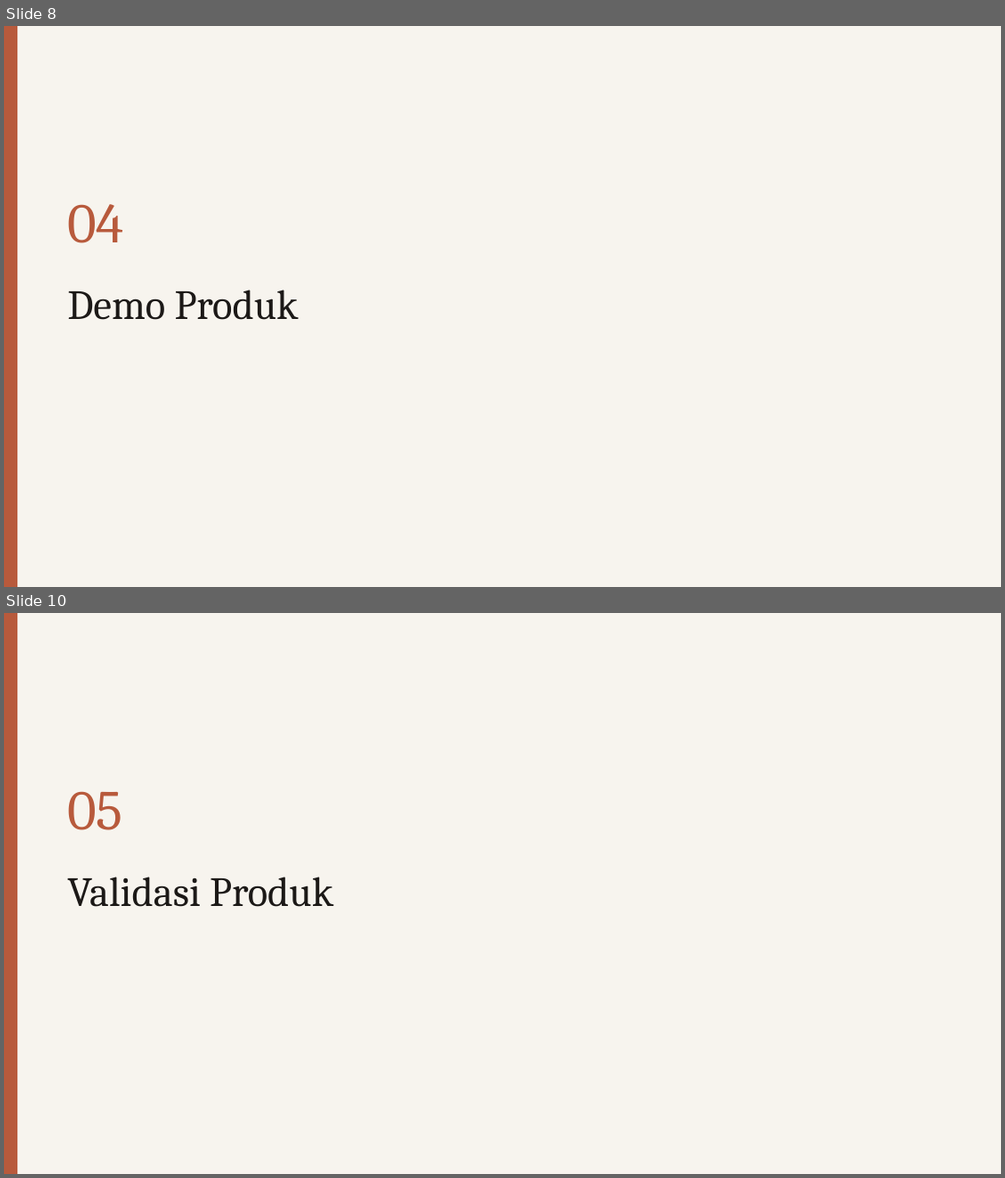
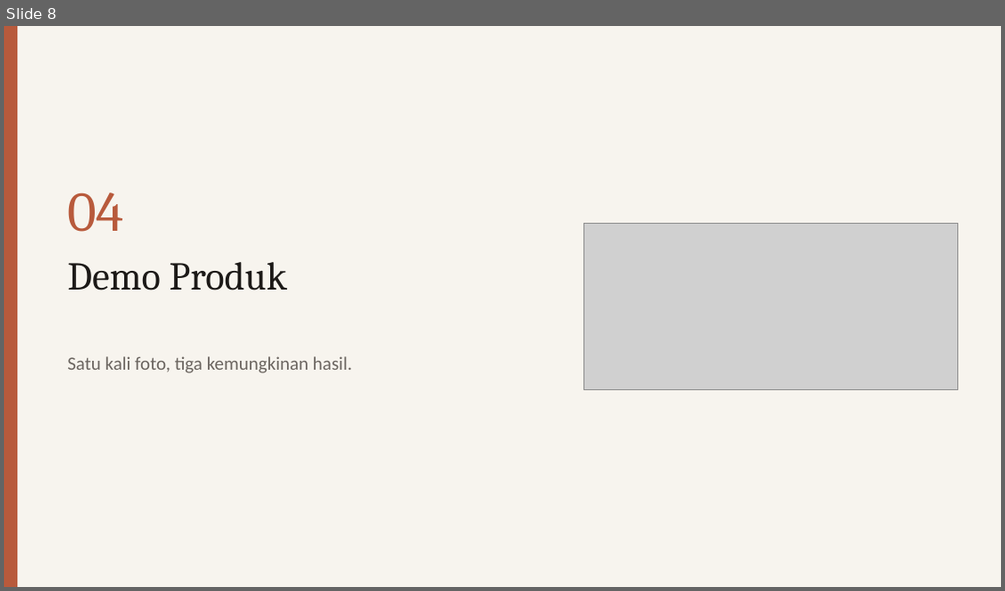
Before and after one commit to dendyramdhan/PantangMakan, a slide deck: presentasi/PantangMakan.pptx. Shown one above the other, each under a label of ours: slides 8 and 10 before the commit, slide 8 after it; the slides between them are not shown. The pictures are 1005x1178 and 1005x591 pixels, drawn with LibreOffice and Linux fonts; fonts in the diff are those of the drawing; grey boxes stand for pictures. Boxes give left, top, right and bottom in pixels: in the first picture for what was removed or moved away, otherwise in the second. Text is boxed around its words. In the diff, an @@ line names an element or a change of style, - is before the commit and + after.

Commit message:
Deck dirombak (visual, validasi 8→10, rencana uji kamera), README/BRIEF/naskah sesuai alur baru

```diff
--- a/presentasi/PantangMakan.pptx
+++ b/presentasi/PantangMakan.pptx
@@ slide 10 removed at bbox=[4, 613, 1001, 1174], background #F7F4EE @@
@@ rectangle removed at bbox=[4, 613, 17, 1174] @@
@@ text removed at bbox=[67, 791, 122, 830] @@
-05
@@ text removed at bbox=[67, 876, 333, 907] @@
-Validasi Produk
@@ slide 8 changed as well @@
@@ text "04": place and size @@
-text "04" at bbox=[67, 204, 124, 243]
+text "04" at bbox=[67, 192, 124, 232]
@@ picture added at bbox=[583, 224, 957, 389] @@
@@ text "Demo Produk": place and size @@
-text "Demo Produk" at bbox=[67, 289, 299, 320]
+text "Demo Produk" at bbox=[67, 262, 287, 290]
@@ text "Demo Produk" at bbox=[67, 262, 287, 290]: size 40 to 38 pt; vertical alignment middle to top @@
@@ text added at bbox=[67, 356, 352, 373], 18 pt, text #6B6560 @@
+Satu kali foto, tiga kemungkinan hasil.
```
Also in this commit, not shown: 9 other slides changed, 3 slides added, 2 other slides removed, 7 other files.
